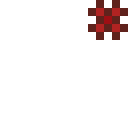
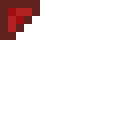
Before/after of a 128 x 128 layered artwork. What changed in the layer stack:
added layer "Layer 1 copy" above "Layer 1" over [0,0,40,40]
hid "Layer 1" over [88,0,128,40]
